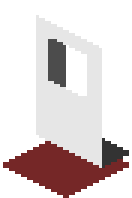
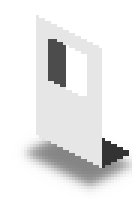
Comparing the layer stacks of the two 132 × 198 images. Changes:
added layer "Shadow copy" (60%) above "Bottom" over [12, 135, 132, 198]
hid "Bottom" over [3, 135, 129, 198]
